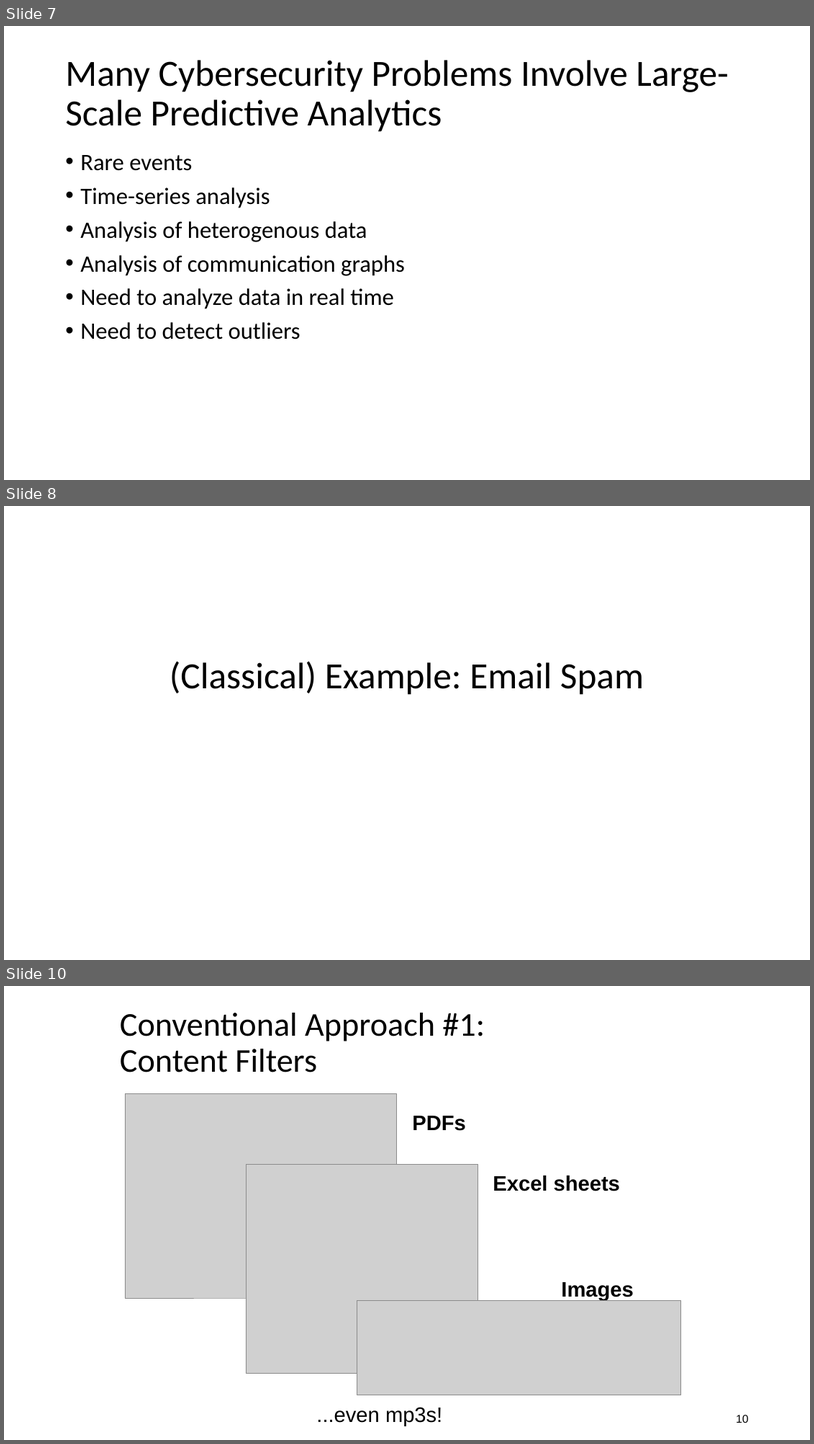
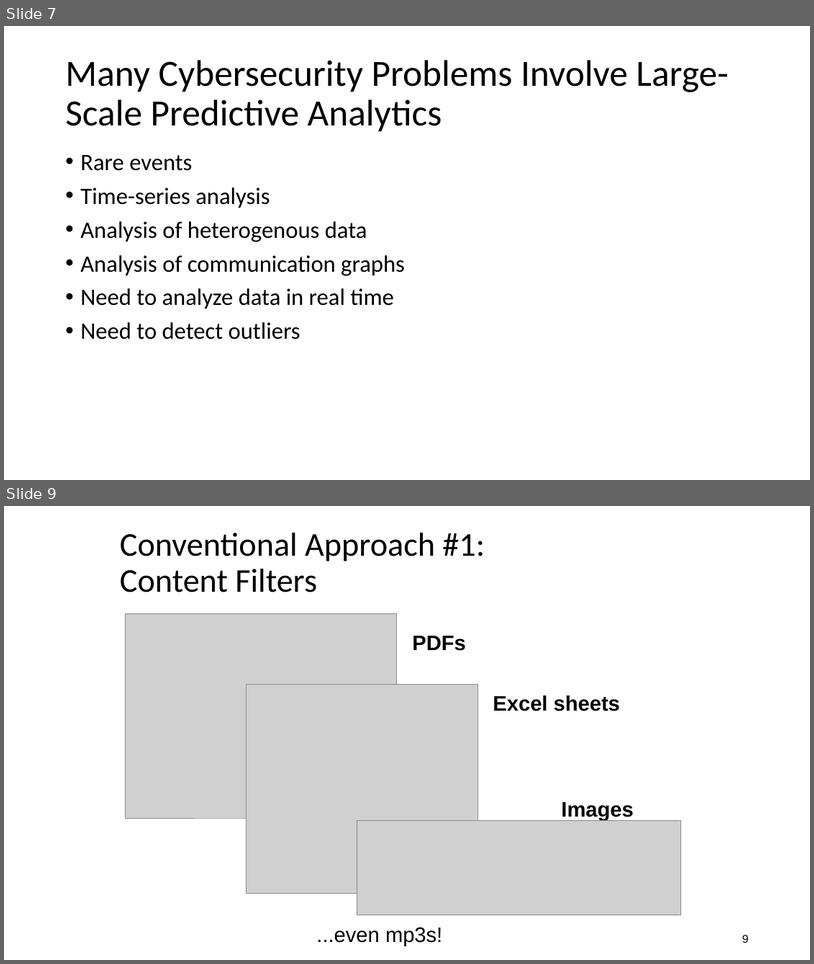
Before and after one commit to noise-lab/ml-systems, a slide deck: docs/slides/02-security.pptx. Shown one above the other, each under a label of ours: slides 7, 8 and 10 before the commit, slides 7 and 9 after it; the slides between them are not shown. The pictures are 814x1444 and 814x964 pixels, drawn with LibreOffice and Linux fonts; fonts in the diff are those of the drawing; grey boxes stand for pictures. Boxes give left, top, right and bottom in pixels: in the first picture for what was removed or moved away, otherwise in the second. Text is boxed around its words. In the diff, an @@ line names an element or a change of style, - is before the commit and + after.

```diff
--- a/docs/slides/02-security.pptx
+++ b/docs/slides/02-security.pptx
@@ slide 8 removed at bbox=[4, 506, 810, 960], background #FFFFFF @@
@@ title removed at bbox=[170, 661, 644, 695] @@
-(Classical) Example: Email Spam
@@ what was slide 10 is now slide 9 @@
@@ page number at bbox=[743, 934, 749, 942]: text changed @@
-10
+9
```
Also in this commit, not shown: 3 slides changed, 1 other slide removed, 1 other file.
